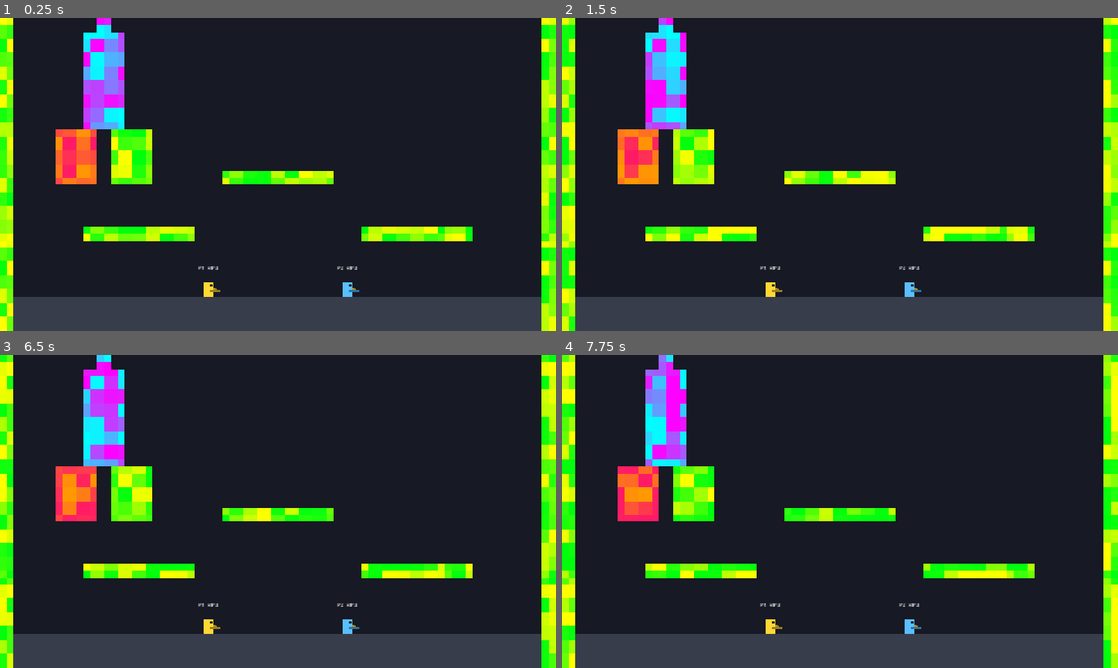
Above: before the commit, frames 1-4 (two rows, left to right).
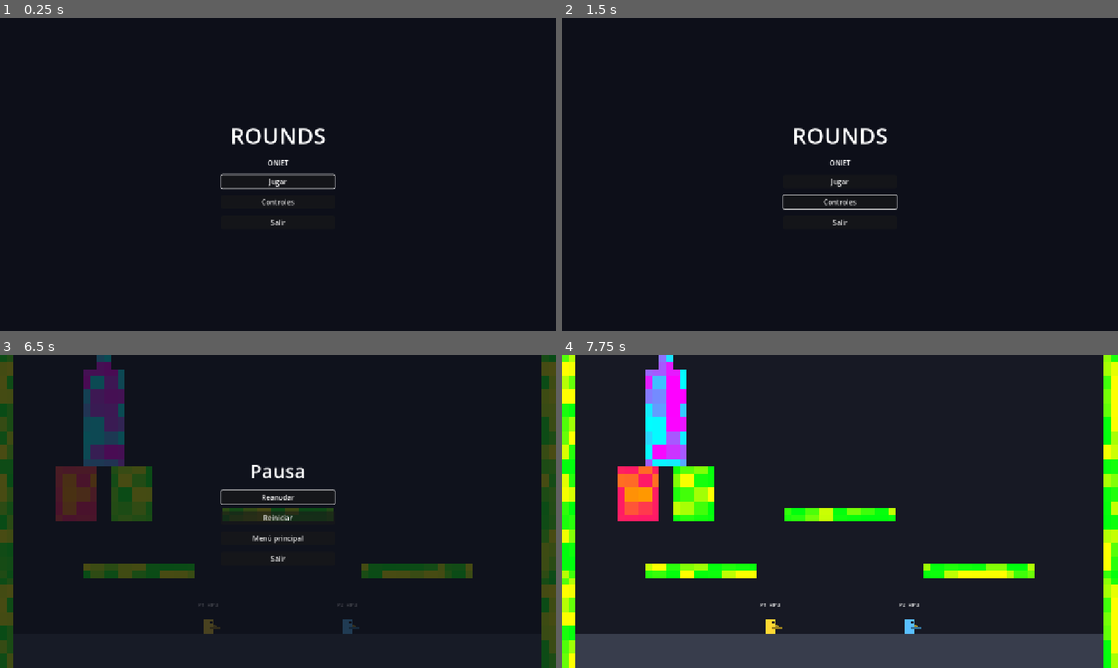
Above: after the commit, the same moments.

Repository: AdriR1ze/ONIET_Rounds
Game: Godot game, scene res://ui/main_menu.tscn
Same seed, same stepped clock (60 frames per second), same inputs: the game is played once before the commit and once after it. Before the commit the project starts from res://levels/test_level.tscn.
Inputs (mouse positions are in pixels of both pictures, inside the frame that each line leads up to):
- Up to frame 1 (0.25 s): no input
- Up to frame 2 (1.5 s): click (840, 202) at 0.5 s, where only the run after the commit has a clickable "Controles"; click (840, 205) at 1.25 s, where only the run after the commit has a clickable "Volver"
- Up to frame 3 (6.5 s): click (278, 517) at 2 s, where only the run after the commit has a clickable "Jugar"; tap Escape (ui_cancel) at 6.4 s
- Up to frame 4 (7.75 s): click (840, 495) at 6.5 s, where only the run after the commit has a clickable "Reanudar"

The runs differ from the first frame. In frame 1, 24% of the frame differs, in the area x 0-100%, y 0-100%; in frame 2, 24%; in frame 3, 24%; in frame 4, nothing differs.

Commit message:
pause_menu y menu_inicial

Diff:
--- a/rounds/levels/test_level.tscn
+++ b/rounds/levels/test_level.tscn
@@ -7,6 +7,7 @@
 [ext_resource type="PackedScene" path="res://ui/upgrade_screen.tscn" id="9_screen"]
 [ext_resource type="Script" uid="uid://ivdjn1t4pjc3" path="res://run/run_controller.gd" id="10_run"]
 [ext_resource type="PackedScene" path="res://effects/neon_tilemap.tscn" id="12_tilemap"]
+[ext_resource type="PackedScene" path="res://ui/pause_menu.tscn" id="13_pause"]
 
 [node name="TestLevel" type="Node2D" unique_id=1689345500]
 script = ExtResource("1_level")
@@ -29,6 +30,8 @@
 [node name="RunController" type="Node" parent="." unique_id=1016279048]
 script = ExtResource("10_run")
 
+[node name="PauseMenu" parent="." instance=ExtResource("13_pause")]
+
 [node name="HUD" type="Label" parent="." unique_id=1355197308]
 visible = false
 offset_left = 16.0
@@ -38,4 +41,4 @@
 theme_override_font_sizes/font_size = 16
 text = "P1  WASD mover/apuntar   W saltar   V disparar   C agarrar   Q trompezar   E graznar   B strafe
 P2  Flechas mover/apuntar   Arriba saltar   , disparar   L agarrar   I trompezar   O graznar   K strafe
-R  reiniciar"
+R  reiniciar   Esc  pausa"
--- a/rounds/project.godot
+++ b/rounds/project.godot
@@ -11,7 +11,7 @@
 [application]
 
 config/name="Rounds"
-run/main_scene="res://levels/test_level.tscn"
+run/main_scene="res://ui/main_menu.tscn"
 config/features=PackedStringArray("4.7", "Forward Plus")
 config/icon="res://icon.svg"
 
--- /dev/null
+++ b/rounds/ui/main_menu.gd
@@ -0,0 +1,41 @@
+extends Control
+
+const NIVEL := "res://levels/test_level.tscn"
+
+@onready var _menu: VBoxContainer = $Centro/Menu
+@onready var _controles: ColorRect = $Controles
+@onready var _boton_jugar: Button = $Centro/Menu/Jugar
+@onready var _boton_controles: Button = $Centro/Menu/Controles
+@onready var _boton_salir: Button = $Centro/Menu/Salir
+@onready var _boton_volver: Button = $Controles/Centro/Marco/Margin/VBox/Volver
+
+
+func _ready() -> void:
+	get_tree().paused = false
+	_controles.visible = false
+	_boton_jugar.pressed.connect(_jugar)
+	_boton_controles.pressed.connect(_mostrar_controles)
+	_boton_salir.pressed.connect(_salir)
+	_boton_volver.pressed.connect(_ocultar_controles)
+	_menu.visible = true
+	_boton_jugar.grab_focus()
+
+
+func _jugar() -> void:
+	get_tree().change_scene_to_file(NIVEL)
+
+
+func _mostrar_controles() -> void:
+	_menu.visible = false
+	_controles.visible = true
+	_boton_volver.grab_focus()
+
+
+func _ocultar_controles() -> void:
+	_controles.visible = false
+	_menu.visible = true
+	_boton_controles.grab_focus()
+
+
+func _salir() -> void:
+	get_tree().quit()
--- /dev/null
+++ b/rounds/ui/main_menu.tscn
@@ -0,0 +1,110 @@
+[gd_scene load_steps=2 format=3]
+
+[ext_resource type="Script" path="res://ui/main_menu.gd" id="1_menu"]
+
+[node name="MainMenu" type="Control"]
+layout_mode = 3
+anchors_preset = 15
+anchor_right = 1.0
+anchor_bottom = 1.0
+grow_horizontal = 2
+grow_vertical = 2
+script = ExtResource("1_menu")
+
+[node name="Fondo" type="ColorRect" parent="."]
+layout_mode = 1
+anchors_preset = 15
+anchor_right = 1.0
+anchor_bottom = 1.0
+grow_horizontal = 2
+grow_vertical = 2
+color = Color(0.05, 0.06, 0.1, 1)
+
+[node name="Centro" type="CenterContainer" parent="."]
+layout_mode = 1
+anchors_preset = 15
+anchor_right = 1.0
+anchor_bottom = 1.0
+grow_horizontal = 2
+grow_vertical = 2
+
+[node name="Menu" type="VBoxContainer" parent="Centro"]
+layout_mode = 2
+theme_override_constants/separation = 16
+
+[node name="Titulo" type="Label" parent="Centro/Menu"]
+layout_mode = 2
+theme_override_font_sizes/font_size = 52
+horizontal_alignment = 1
+text = "ROUNDS"
+
+[node name="Subtitulo" type="Label" parent="Centro/Menu"]
+layout_mode = 2
+theme_override_font_sizes/font_size = 16
+horizontal_alignment = 1
+text = "ONIET"
+
+[node name="Jugar" type="Button" parent="Centro/Menu"]
+custom_minimum_size = Vector2(260, 0)
+layout_mode = 2
+text = "Jugar"
+
+[node name="Controles" type="Button" parent="Centro/Menu"]
+custom_minimum_size = Vector2(260, 0)
+layout_mode = 2
+text = "Controles"
+
+[node name="Salir" type="Button" parent="Centro/Menu"]
+custom_minimum_size = Vector2(260, 0)
+layout_mode = 2
+text = "Salir"
+
+[node name="Controles" type="ColorRect" parent="."]
+visible = false
+layout_mode = 1
+anchors_preset = 15
+anchor_right = 1.0
+anchor_bottom = 1.0
+grow_horizontal = 2
+grow_vertical = 2
+color = Color(0.05, 0.06, 0.1, 1)
+
+[node name="Centro" type="CenterContainer" parent="Controles"]
+layout_mode = 1
+anchors_preset = 15
+anchor_right = 1.0
+anchor_bottom = 1.0
+grow_horizontal = 2
+grow_vertical = 2
+
+[node name="Marco" type="PanelContainer" parent="Controles/Centro"]
+layout_mode = 2
+
+[node name="Margin" type="MarginContainer" parent="Controles/Centro/Marco"]
+layout_mode = 2
+theme_override_constants/margin_left = 28
+theme_override_constants/margin_top = 28
+theme_override_constants/margin_right = 28
+theme_override_constants/margin_bottom = 28
+
+[node name="VBox" type="VBoxContainer" parent="Controles/Centro/Marco/Margin"]
+layout_mode = 2
+theme_override_constants/separation = 18
+
+[node name="Titulo" type="Label" parent="Controles/Centro/Marco/Margin/VBox"]
+layout_mode = 2
+theme_override_font_sizes/font_size = 26
+horizontal_alignment = 1
+text = "Controles"
+
+[node name="Texto" type="Label" parent="Controles/Centro/Marco/Margin/VBox"]
+layout_mode = 2
+theme_override_font_sizes/font_size = 16
+text = "Jugador 1   WASD mover/apuntar   W saltar   V disparar   C agarrar   Q trompezar   E graznar   B strafe
+Jugador 2   Flechas mover/apuntar   Arriba saltar   , disparar   L agarrar   I trompezar   O graznar   K strafe
+R reiniciar      Esc pausa"
+
+[node name="Volver" type="Button" parent="Controles/Centro/Marco/Margin/VBox"]
+custom_minimum_size = Vector2(200, 0)
+layout_mode = 2
+text = "Volver"
--- /dev/null
+++ b/rounds/ui/pause_menu.gd
@@ -0,0 +1,58 @@
+extends CanvasLayer
+
+const MENU_PRINCIPAL := "res://ui/main_menu.tscn"
+
+@onready var _boton_reanudar: Button = $Centro/Menu/Reanudar
+@onready var _boton_reiniciar: Button = $Centro/Menu/Reiniciar
+@onready var _boton_menu: Button = $Centro/Menu/MenuPrincipal
+@onready var _boton_salir: Button = $Centro/Menu/Salir
+
+var _activo := false
+
+
+func _ready() -> void:
+	visible = false
+	_boton_reanudar.pressed.connect(reanudar)
+	_boton_reiniciar.pressed.connect(_reiniciar)
+	_boton_menu.pressed.connect(_ir_al_menu)
+	_boton_salir.pressed.connect(_salir)
+
+
+func _unhandled_input(event: InputEvent) -> void:
+	if event.is_action_pressed("ui_cancel"):
+		if _activo:
+			reanudar()
+		else:
+			pausar()
+		get_viewport().set_input_as_handled()
+
+
+func pausar() -> void:
+	if _activo:
+		return
+	_activo = true
+	visible = true
+	get_tree().paused = true
+	_boton_reanudar.grab_focus()
+
+
+func reanudar() -> void:
+	if not _activo:
+		return
+	_activo = false
+	visible = false
+	get_tree().paused = false
+
+
+func _reiniciar() -> void:
+	get_tree().paused = false
+	get_tree().reload_current_scene()
+
+
+func _ir_al_menu() -> void:
+	get_tree().paused = false
+	get_tree().change_scene_to_file(MENU_PRINCIPAL)
+
+
+func _salir() -> void:
+	get_tree().quit()
--- /dev/null
+++ b/rounds/ui/pause_menu.tscn
@@ -0,0 +1,47 @@
+[gd_scene load_steps=2 format=3]
+
+[ext_resource type="Script" path="res://ui/pause_menu.gd" id="1_pause"]
+
+[node name="PauseMenu" type="CanvasLayer"]
+layer = 20
+process_mode = 3
+script = ExtResource("1_pause")
+
+[node name="Fondo" type="ColorRect" parent="."]
+anchors_preset = 15
+anchor_right = 1.0
+anchor_bottom = 1.0
+grow_horizontal = 2
+grow_vertical = 2
+color = Color(0.05, 0.06, 0.1, 0.75)
+
+[node name="Centro" type="CenterContainer" parent="."]
+anchors_preset = 15
+anchor_right = 1.0
+anchor_bottom = 1.0
+grow_horizontal = 2
+grow_vertical = 2
+
+[node name="Menu" type="VBoxContainer" parent="Centro"]
+theme_override_constants/separation = 16
+
+[node name="Titulo" type="Label" parent="Centro/Menu"]
+theme_override_font_sizes/font_size = 44
+horizontal_alignment = 1
+text = "Pausa"
+
+[node name="Reanudar" type="Button" parent="Centro/Menu"]
+custom_minimum_size = Vector2(260, 0)
+text = "Reanudar"
+
+[node name="Reiniciar" type="Button" parent="Centro/Menu"]
+custom_minimum_size = Vector2(260, 0)
+text = "Reiniciar"
+
+[node name="MenuPrincipal" type="Button" parent="Centro/Menu"]
+custom_minimum_size = Vector2(260, 0)
+text = "Menú principal"
+
+[node name="Salir" type="Button" parent="Centro/Menu"]
+custom_minimum_size = Vector2(260, 0)
+text = "Salir"
Not shown, added: rounds/ui/main_menu.gd.uid
Not shown, added: rounds/ui/pause_menu.gd.uid
